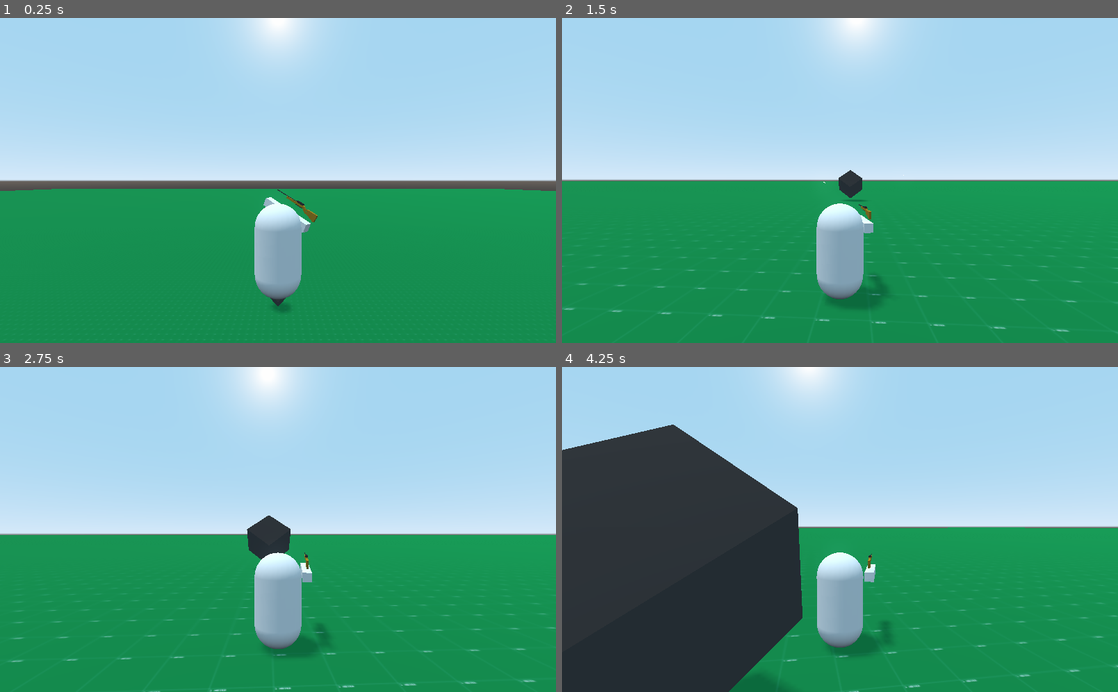
Above: before the commit, frames 1-4 (two rows, left to right).
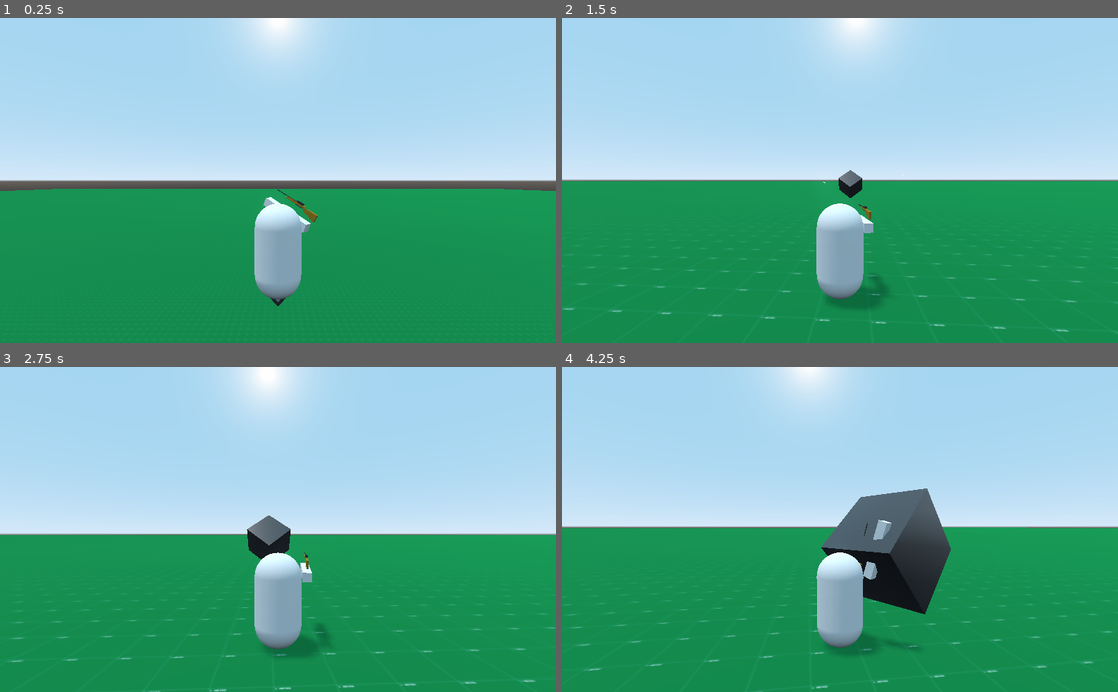
Above: after the commit, the same moments.

Repository: ImmersiveRPG/ExampleRaycastBullets
Game: Godot game, scene res://src/World/World.tscn
Two runs of this game, one before a commit and one after it. Both use one fixed random seed, a clock stepped at 60 frames per second and the inputs below.
Inputs (mouse positions are in pixels of both pictures, inside the frame that each line leads up to):
- Up to frame 1 (0.25 s): no input
- Up to frame 2 (1.5 s): tap Enter at 0.5 s; move the mouse to (867, 180) at 0.52 s; hold W (MoveForward) from 0.53 s (still down); click (867, 180) at 0.6 s; move the mouse to (812, 180) at 1.27 s; click (812, 180) at 1.35 s
- Up to frame 3 (2.75 s): keep holding W (MoveForward); move the mouse to (289, 523) at 2.02 s; click (289, 523) at 2.1 s
- Up to frame 4 (4.25 s): keep holding W (MoveForward); move the mouse to (834, 536) at 2.77 s; click (834, 536) at 2.85 s; move the mouse to (878, 532) at 3.52 s; click (878, 532) at 3.6 s

The runs differ from the first frame. In frame 1, less than 0.1% of the frame differs, in the area x 49-52%, y 86-91%; in frame 2, 0.2%; in frame 3, 0.4%; in frame 4, 37%, in the area x 0-100%, y 17-100%.

Commit message:
Made steel block rotate randomly

Diff:
--- a/project/src/SteelBlock/SteelBlock.gd
+++ b/project/src/SteelBlock/SteelBlock.gd
@@ -7,7 +7,17 @@
 signal apply_force(angle, force)
 
 var _element : int = Global.Element.Steel
+var _rand_rotation_force := Vector3.ZERO
 
 func _on_apply_force(angle : Vector3, force : float) -> void:
-	#print(force)
 	self.apply_central_impulse(force * angle)
+
+func _process(delta : float) -> void:
+	self.rotation_degrees += _rand_rotation_force * delta
+
+
+func _on_timeout() -> void:
+	var power := 200.0
+	_rand_rotation_force.x = Global._rng.randf_range(-power, power)
+	_rand_rotation_force.y = Global._rng.randf_range(-power, power)
+	_rand_rotation_force.z = Global._rng.randf_range(-power, power)
--- a/project/src/SteelBlock/SteelBlock.tscn
+++ b/project/src/SteelBlock/SteelBlock.tscn
@@ -20,3 +20,9 @@
 [node name="MeshInstance" type="MeshInstance" parent="CollisionShape"]
 mesh = SubResource( 2 )
 material/0 = null
+
+[node name="Timer" type="Timer" parent="."]
+wait_time = 3.0
+autostart = true
+
+[connection signal="timeout" from="Timer" to="." method="_on_timeout"]
--- a/project/src/SteelBlock/material.tres
+++ b/project/src/SteelBlock/material.tres
@@ -1,5 +1,7 @@
 [gd_resource type="SpatialMaterial" format=2]
 
 [resource]
+flags_transparent = true
 albedo_color = Color( 0.443137, 0.427451, 0.427451, 1 )
 metallic = 1.0
+roughness = 0.27
